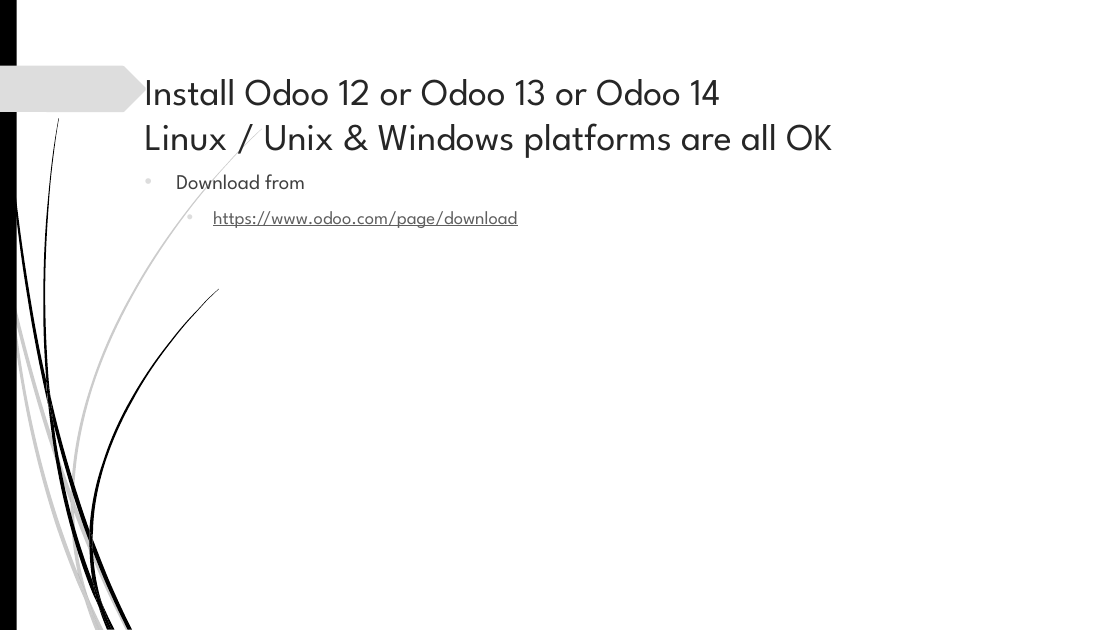
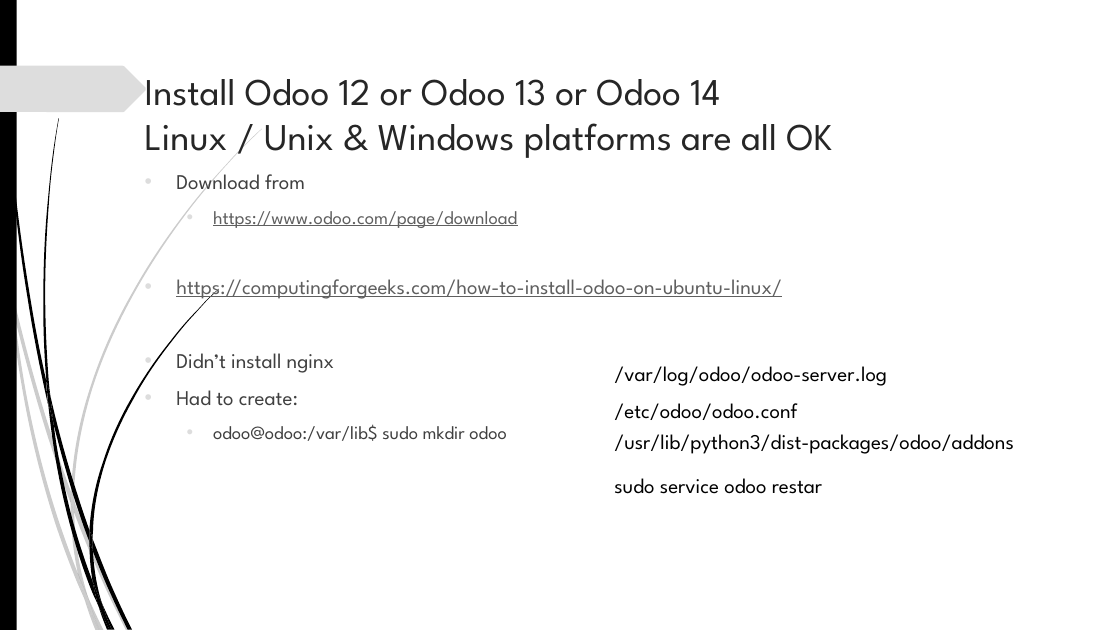
Before and after one commit to akarki58/Rocker_app_linux, a slide deck: slide 2 of rocker_app/static/description/Rocker_install.pptx. Drawn at 1120x630 pixels with LibreOffice and Linux fonts; fonts in the diff are those of the drawing; background and template pictures are left out. Boxes give left, top, right and bottom in pixels: in the first picture for what was removed or moved away, otherwise in the second. Text is boxed around its words. In the diff, an @@ line names an element or a change of style, - is before the commit and + after.

```diff
--- a/rocker_app/static/description/Rocker_install.pptx
+++ b/rocker_app/static/description/Rocker_install.pptx
@@ text at <box>176,279,782,441</box>: paragraphs added @@
+• https://computingforgeeks.com/how-to-install-odoo-on-ubuntu-linux/
+• Didn’t install nginx
+• Had to create:
+  • odoo@odoo:/var/lib$ sudo mkdir odoo
@@ text added at <box>614,366,887,386</box>, 18 pt, text #000000 @@
+/var/log/odoo/odoo-server.log
@@ text added at <box>614,403,797,420</box>, 18 pt, text #000000 @@
+/etc/odoo/odoo.conf
@@ text added at <box>614,434,1014,454</box>, 18 pt, text #000000 @@
+/usr/lib/python3/dist-packages/odoo/addons
@@ text added at <box>614,478,822,494</box>, 18 pt, text #000000 @@
+sudo service odoo restar
```
Also in this commit, not shown: 2 other slides changed, 7 slides added, 5 other files.
